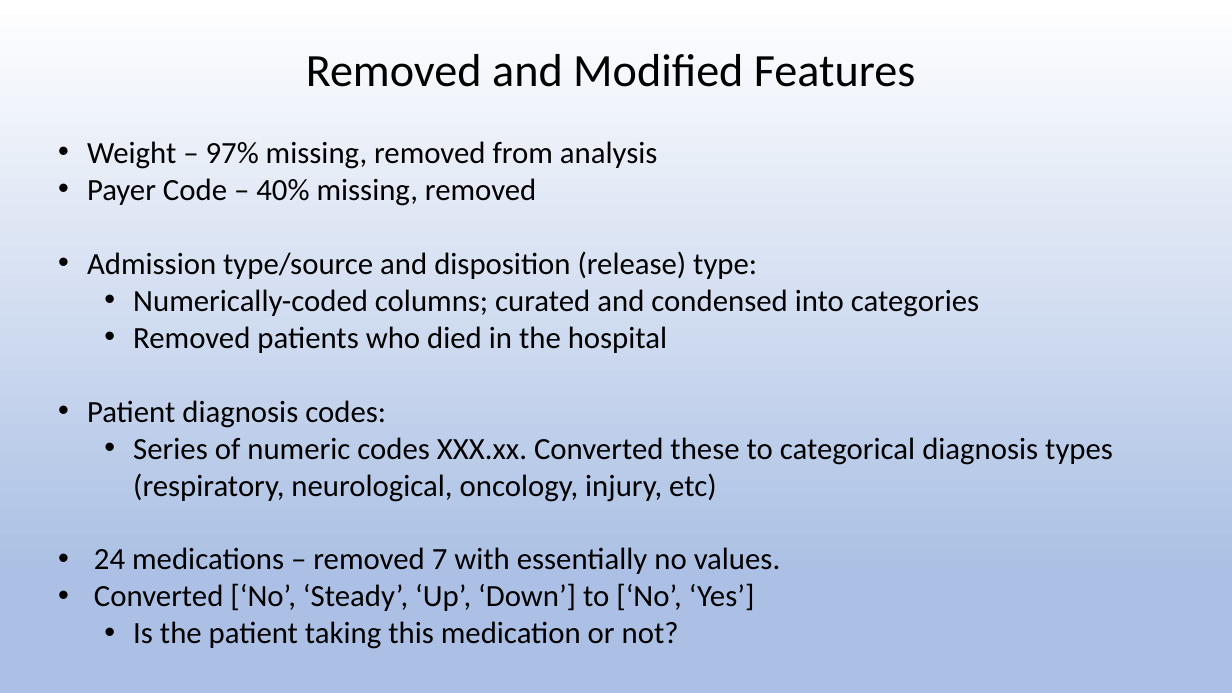
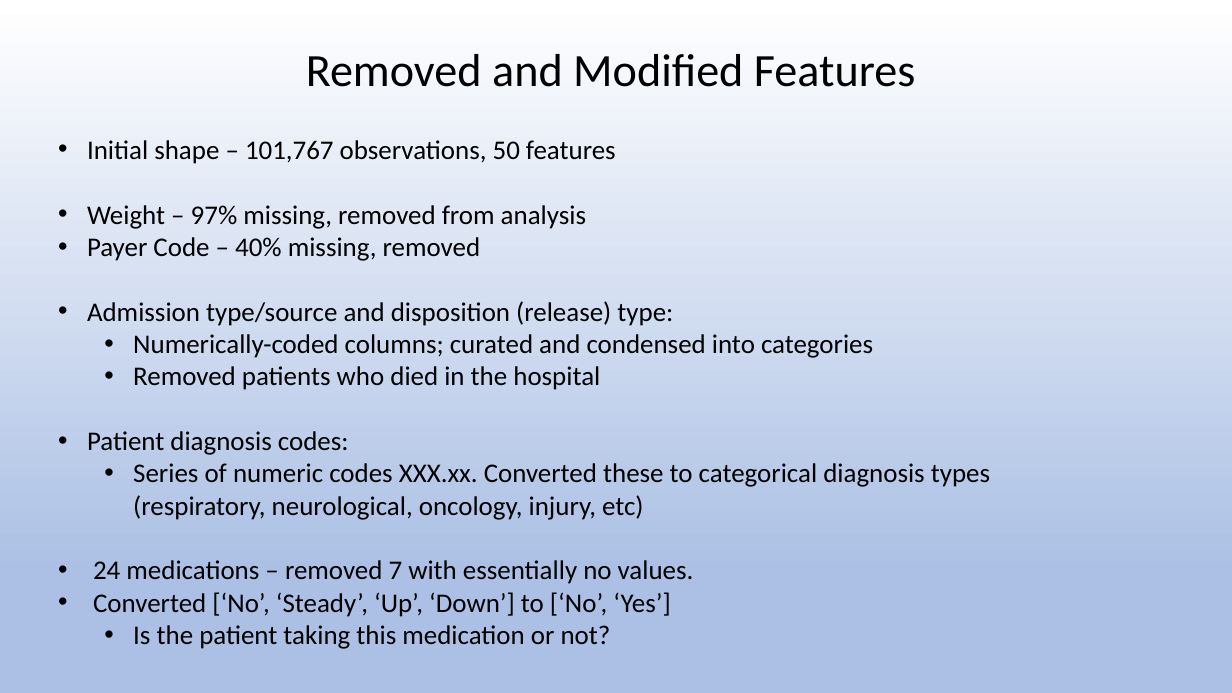
Before and after one commit to tinyboxes/healthcare_capstone, a slide deck: slide 2 of Dave/Modeling.pptx. Drawn at 1232x693 pixels with LibreOffice and Linux fonts; fonts in the diff are those of the drawing. Boxes give left, top, right and bottom in pixels: in the first picture for what was removed or moved away, otherwise in the second. Text is boxed around its words. In the diff, an @@ line names an element or a change of style, - is before the commit and + after.

```diff
--- a/Dave/Modeling.pptx
+++ b/Dave/Modeling.pptx
@@ text at <box>87,140,616,164</box>: paragraph added @@
+• Initial shape – 101,767 observations, 50 features
@@ text at <box>87,205,990,649</box>: size 24 to 21 pt @@
```
Also in this commit, not shown: 1 other slide changed, 3 other files.
